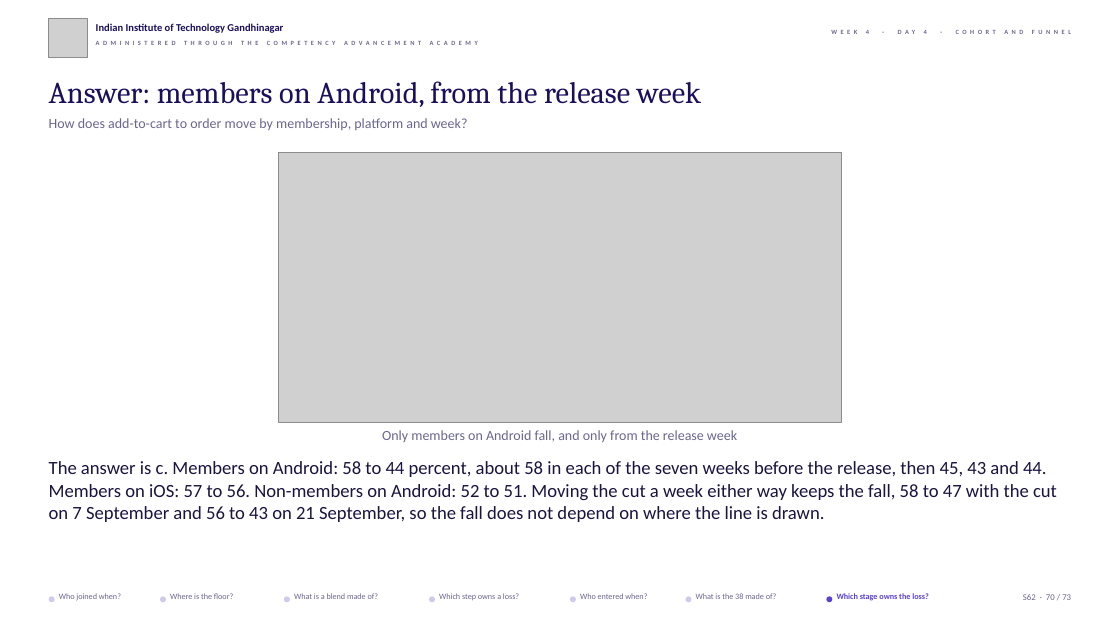
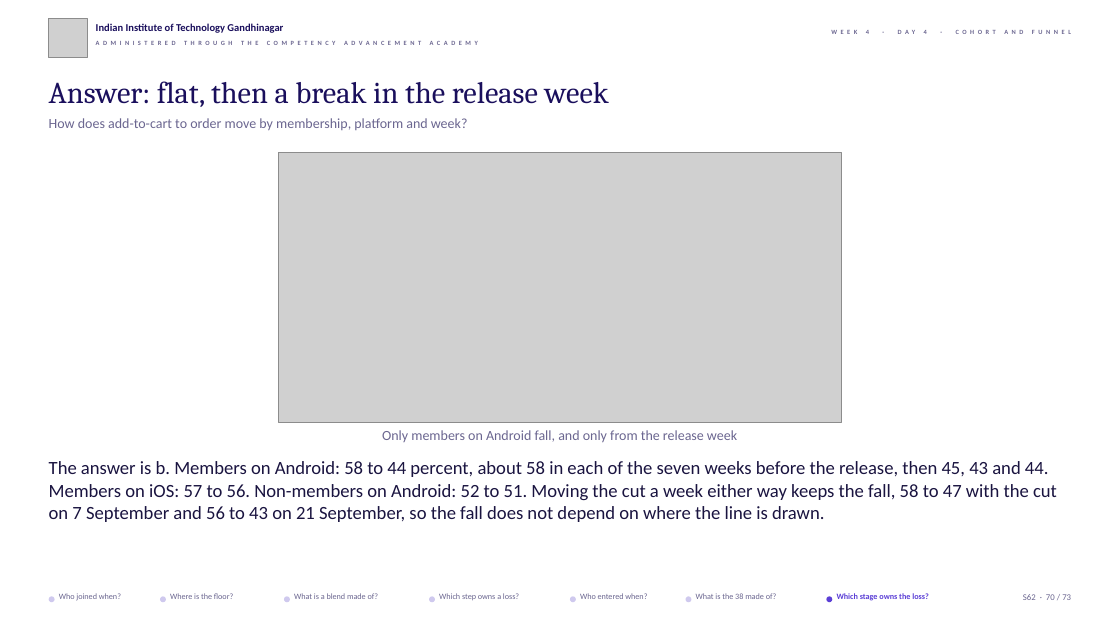
Before and after one commit to fde-academy-lab/c2-content-factory, a slide deck: slide 70 of content/W04/D4/slides/C2_W04_D04_half1_STUDENT.pptx. Drawn at 1120x630 pixels with LibreOffice and Linux fonts; fonts in the diff are those of the drawing; grey boxes stand for pictures; background and template pictures are left out. Boxes give left, top, right and bottom in pixels: in the first picture for what was removed or moved away, otherwise in the second. Text is boxed around its words. In the diff, an @@ line names an element or a change of style, - is before the commit and + after.

```diff
--- a/content/W04/D4/slides/C2_W04_D04_half1_STUDENT.pptx
+++ b/content/W04/D4/slides/C2_W04_D04_half1_STUDENT.pptx
@@ text at (49,81,609,107): text changed @@
-Answer: members on Android, from the release week
+Answer: flat, then a break in the release week
@@ text at (49,461,1057,522): text changed @@
-The answer is c. Members on Android: 58 to 44 percent, about 58 in each of the seven weeks before the release, then 45, 43 and 44. Members on iOS: 57 to 56. Non-members on Android: 52 to 51. Moving the cut a week either way keeps the fall, 58 to 47 with the cut on 7 September and 56 to 43 on 21 September, so the fall does not depend on where the line is drawn.
+The answer is b. Members on Android: 58 to 44 percent, about 58 in each of the seven weeks before the release, then 45, 43 and 44. Members on iOS: 57 to 56. Non-members on Android: 52 to 51. Moving the cut a week either way keeps the fall, 58 to 47 with the cut on 7 September and 56 to 43 on 21 September, so the fall does not depend on where the line is drawn.
```
Also in this commit, not shown: 32 other slides changed, 4 other files.
